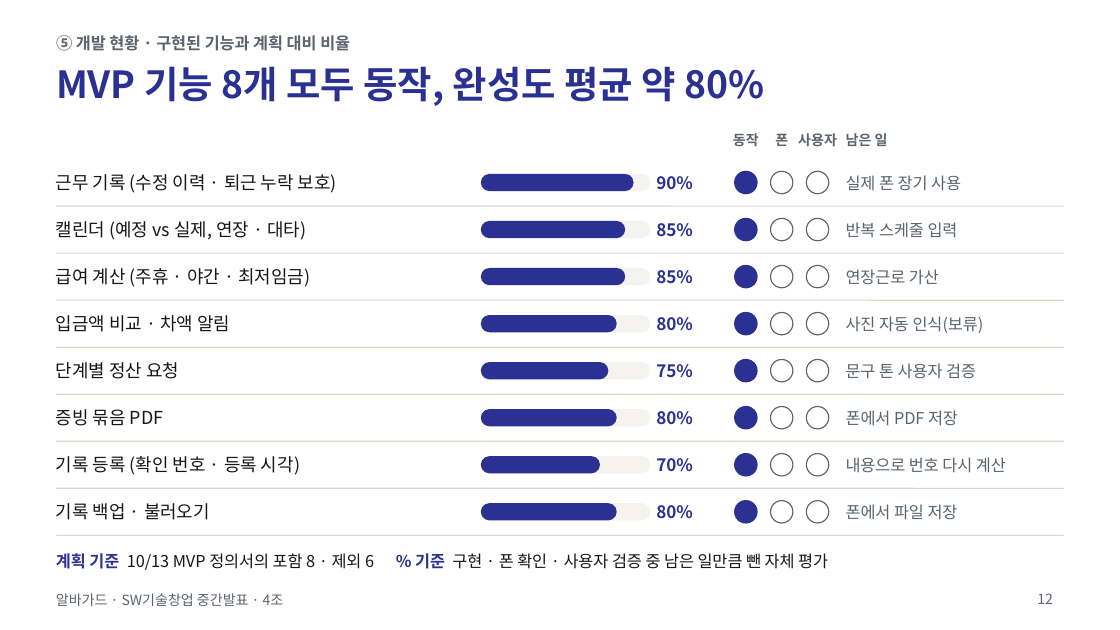
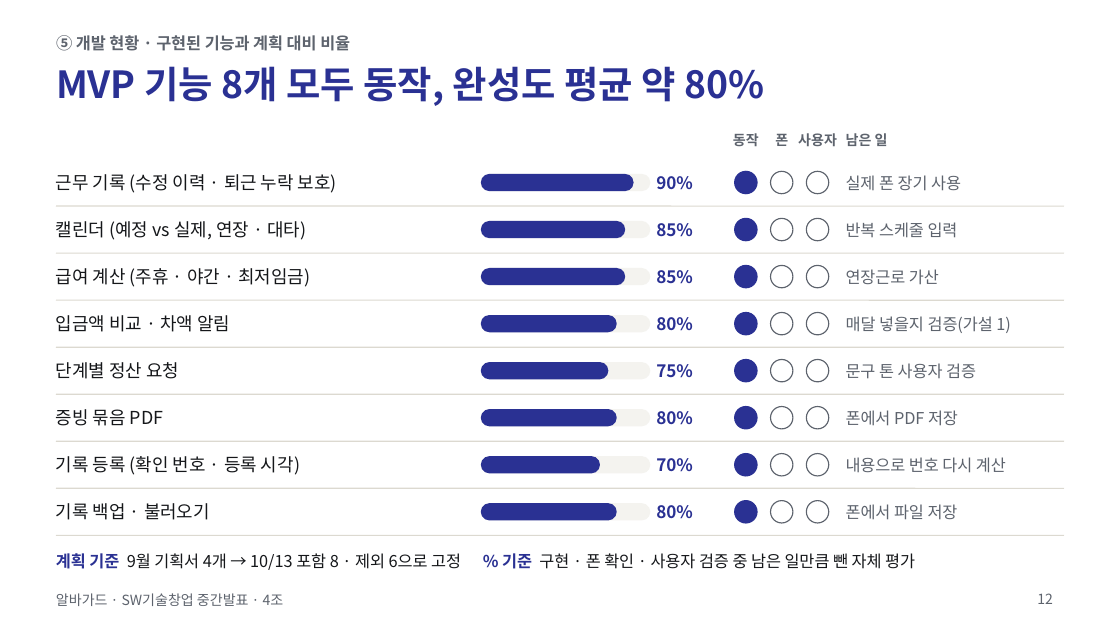
Before and after one commit to jihooni217/albaguard, a slide deck: slide 12 of docs/06_중간발표_PPT.pptx. Drawn at 1120x630 pixels with LibreOffice and Linux fonts; fonts in the diff are those of the drawing. Boxes give left, top, right and bottom in pixels: in the first picture for what was removed or moved away, otherwise in the second. Text is boxed around its words. In the diff, an @@ line names an element or a change of style, - is before the commit and + after.

```diff
--- a/docs/06_중간발표_PPT.pptx
+++ b/docs/06_중간발표_PPT.pptx
@@ text at <box>846,316,1011,333</box>: text changed @@
-사진 자동 인식(보류)
+매달 넣을지 검증(가설 1)
@@ text at <box>56,553,915,570</box>: text changed @@
-계획 기준 10/13 MVP 정의서의 포함 8 · 제외 6 % 기준 구현 · 폰 확인 · 사용자 검증 중 남은 일만큼 뺀 자체 평가
+계획 기준 9월 기획서 4개 → 10/13 포함 8 · 제외 6으로 고정 % 기준 구현 · 폰 확인 · 사용자 검증 중 남은 일만큼 뺀 자체 평가
```
Also in this commit, not shown: 11 other slides changed, 6 other files.
